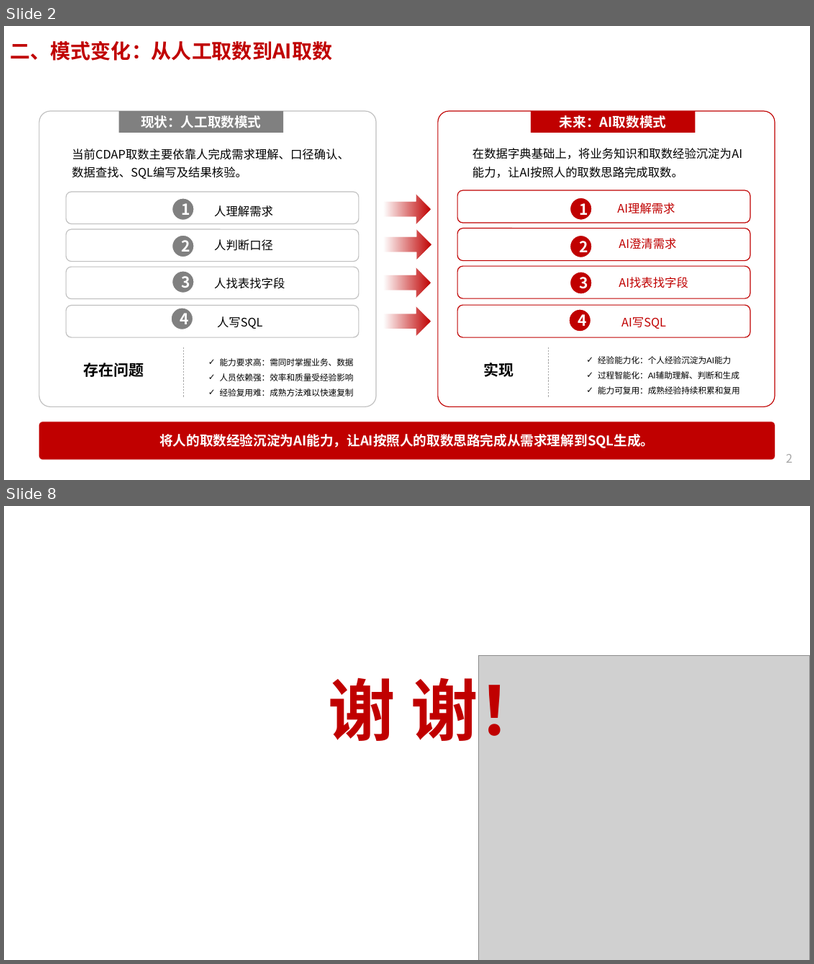
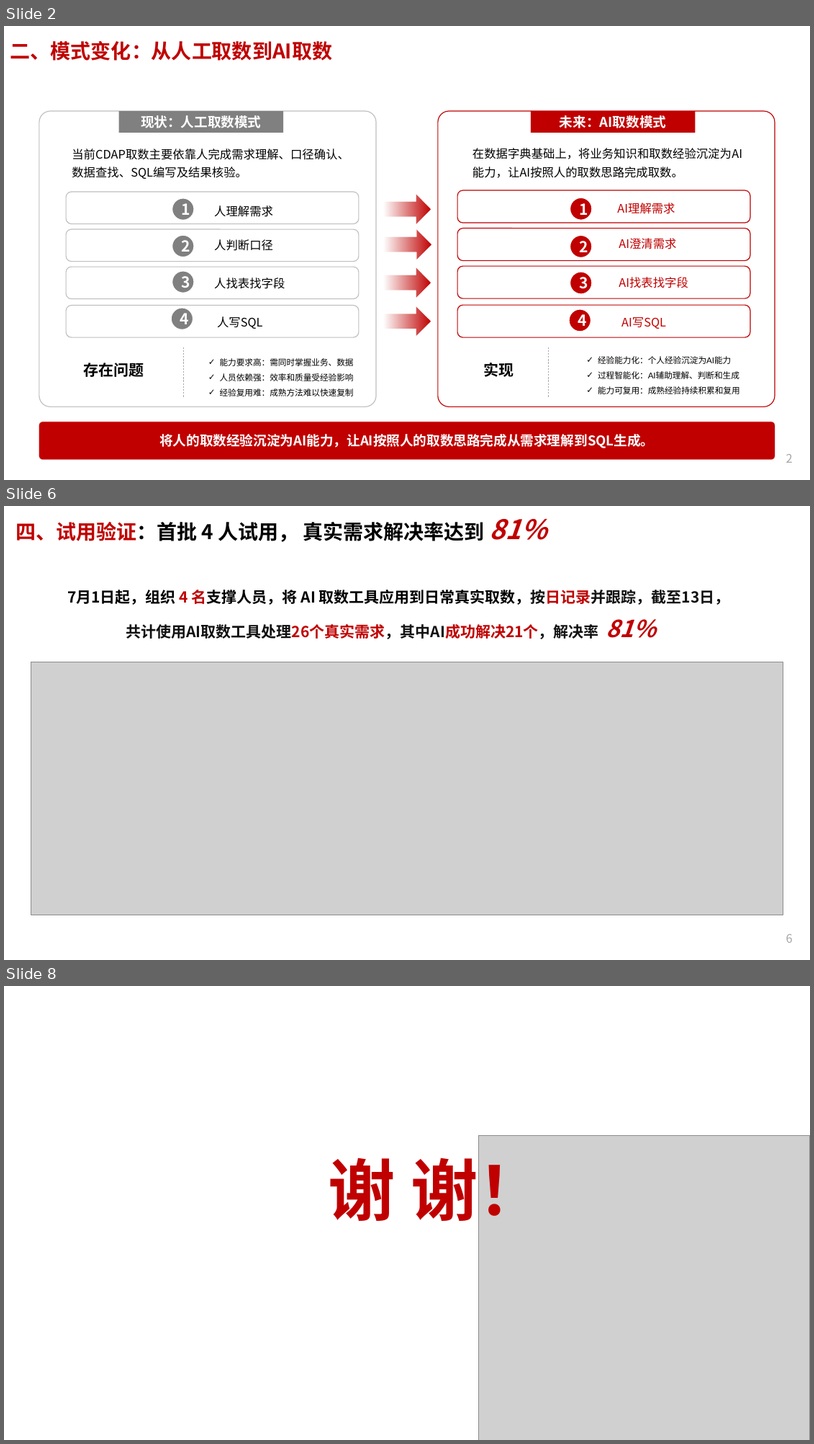
Before and after one commit to azqbozi/ppt-notes, a slide deck: 关于建立广州市场经营数据字典的汇报20260604v10（cxc） - 副本.pptx. Shown one above the other, each under a label of ours: slides 2 and 8 before the commit, slides 2, 6 and 8 after it; the slides between them are not shown. The pictures are 814x964 and 814x1444 pixels, drawn with LibreOffice and Linux fonts; fonts in the diff are those of the drawing; grey boxes stand for pictures; background and template pictures are left out. Boxes give left, top, right and bottom in pixels: in the first picture for what was removed or moved away, otherwise in the second. Text is boxed around its words. In the diff, an @@ line names an element or a change of style, - is before the commit and + after.

```diff
--- a/关于建立广州市场经营数据字典的汇报20260604v10（cxc） - 副本.pptx
+++ b/关于建立广州市场经营数据字典的汇报20260604v10（cxc） - 副本.pptx
@@ slide 6 added at box(4, 506, 810, 960), background #FFFFFF; not listed: 1 template element that a slide beside it also shows @@
@@ text added at box(16, 519, 547, 542), 24 pt, text #000000, bold @@
+四、试用验证：首批 4 人试用， 真实需求解决率达到 81%
@@ text added at box(67, 590, 730, 639), 18 pt, text #111111, bold @@
+7月1日起，组织 4 名支撑人员，将 AI 取数工具应用到日常真实取数，按日记录并跟踪，截至13日，共计使用AI取数工具处理26个真实需求，其中AI成功解决21个，解决率 81%
@@ picture added at box(31, 662, 783, 914) @@
```
Also in this commit, not shown: 4 slides changed, 1 other slide added, 2 slides removed, 4 other files.
